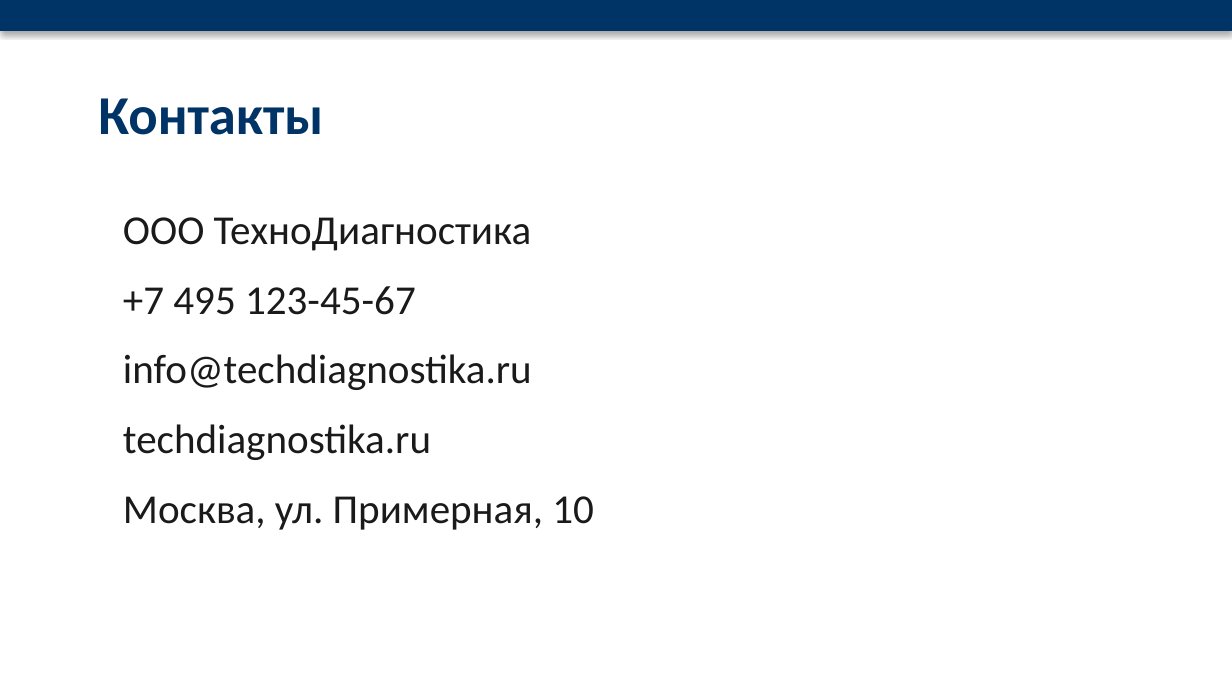
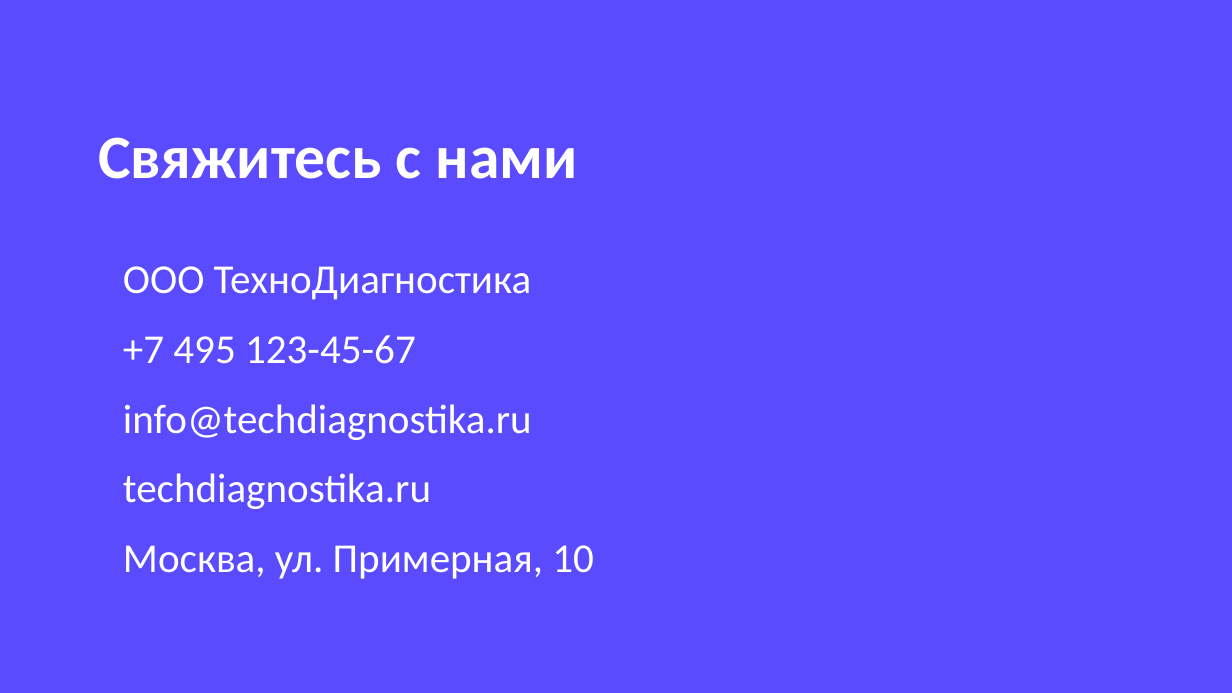
Before and after one commit to Katy-Klochkova/brandmarka, a slide deck: slide 5 of docs/presentation-example.pptx. Drawn at 1232x693 pixels with LibreOffice and Linux fonts; fonts in the diff are those of the drawing. Boxes give left, top, right and bottom in pixels: in the first picture for what was removed or moved away, otherwise in the second. Text is boxed around its words. In the diff, an @@ line names an element or a change of style, - is before the commit and + after.

```diff
--- a/docs/presentation-example.pptx
+++ b/docs/presentation-example.pptx
@@ rectangle: place and size @@
-rectangle at [0,0,1232,31]
+rectangle at [0,0,1232,692]
@@ rectangle at [0,0,1232,692]: fill #003366 to #5A4BFF @@
@@ text at [98,137,577,179]: text changed; size 32 to 36 pt; text colour #003366 to #FFFFFF @@
-Контакты
+Свяжитесь с нами
@@ text "ООО ТехноДиагностика": place and size @@
-text "ООО ТехноДиагностика" at [123,217,594,530]
+text "ООО ТехноДиагностика" at [123,266,594,579]
@@ text "ООО ТехноДиагностика" at [123,266,594,579]: text colour #1A1A1A to #FFFFFF @@
```
Also in this commit, not shown: 4 other slides changed, 9 other files.
